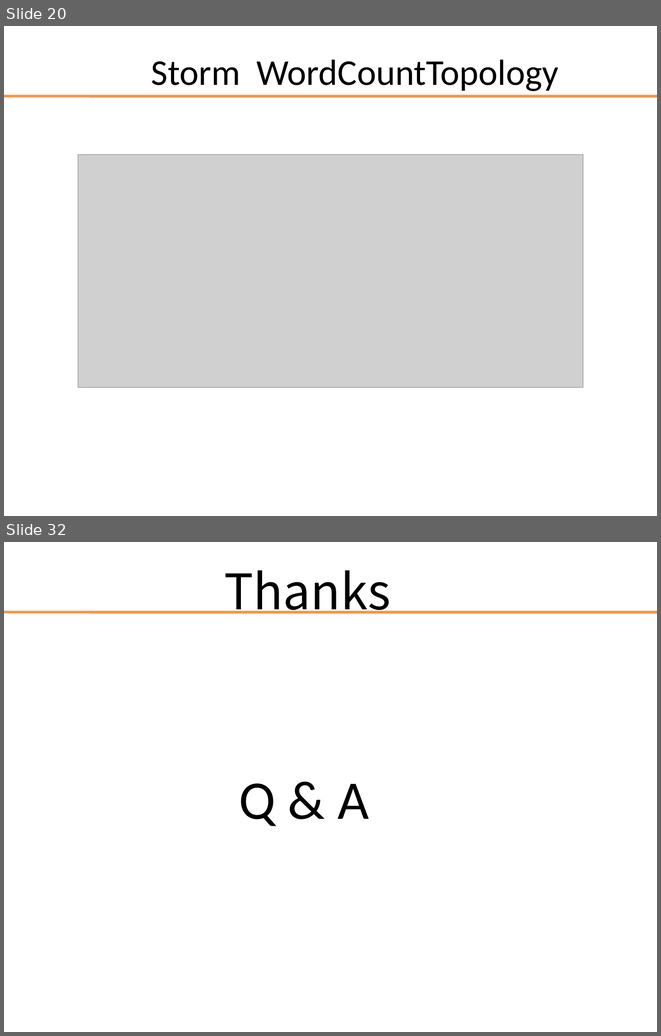
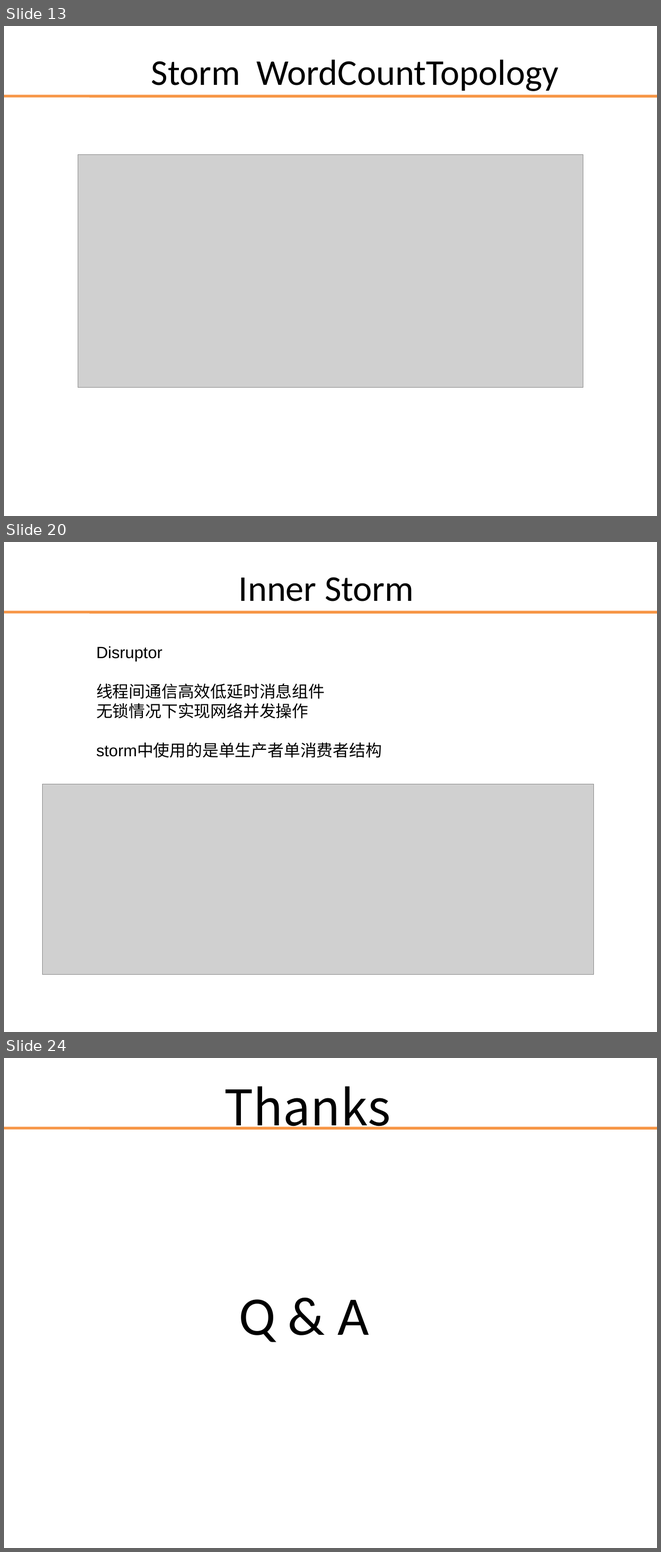
Before and after one commit to darionyaphets/darion_example, a slide deck: source/storm/storm_source.ppt. Shown one above the other, each under a label of ours: slides 20 and 32 before the commit, slides 13, 20 and 24 after it; the slides between them are not shown. The pictures are 661x1036 and 661x1552 pixels, drawn with LibreOffice and Linux fonts; fonts in the diff are those of the drawing; grey boxes stand for pictures; background and template pictures are left out. Boxes give left, top, right and bottom in pixels: in the first picture for what was removed or moved away, otherwise in the second. Text is boxed around its words. In the diff, an @@ line names an element or a change of style, - is before the commit and + after.

Commit message:
update 4 storm ppt

```diff
--- a/source/storm/storm_source.ppt
+++ b/source/storm/storm_source.ppt
@@ slide 20 added at (x1=4, y1=542, x2=657, y2=1032), background picture (left out); not listed: 1 template element that a slide beside it also shows @@
@@ title added at (x1=239, y1=577, x2=414, y2=601), 40 pt, text #000000 @@
+Inner Storm
@@ text added at (x1=96, y1=646, x2=382, y2=758), 18 pt, text #000000 @@
+Disruptor
+线程间通信高效低延时消息组件
+无锁情况下实现网络并发操作
+storm中使用的是单生产者单消费者结构
@@ picture added at (x1=43, y1=784, x2=593, y2=974) @@
@@ what was slide 20 is now slide 13 @@
@@ what was slide 32 is now slide 24 @@
```
Also in this commit, not shown: 7 slides changed, 7 other slides added, 16 slides removed.
